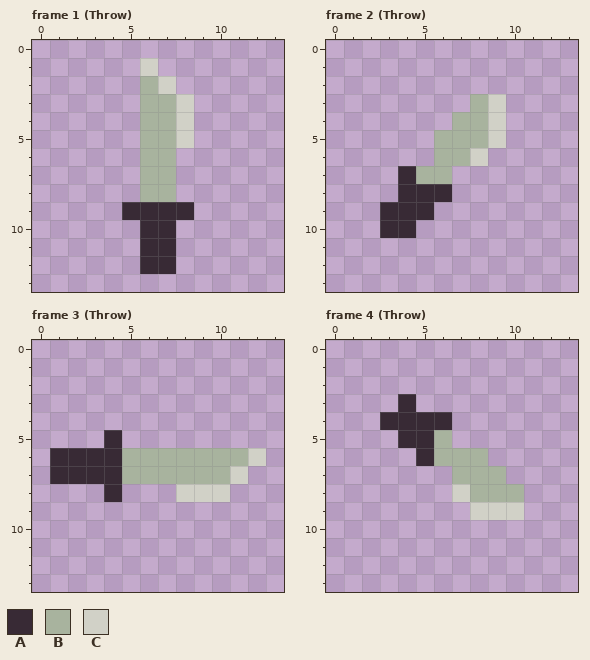
Edited in one commit: pixel-art file (_asset_build/knife.aseprite). Above, as it was before the edit.
14x14 pixels, 16 frames. Shown: frame 1 (Throw), frame 2 (Throw), frame 3 (Throw), frame 4 (Throw). The commit also changed other frames, which this record leaves out.
Palette (. is transparent): A #382a35  B #a8b39e  C #d1d1c7
Pixels before, frame 1 (Throw), first column x 5:
 1 .C..
 2 .BC.
 3 .BBC
 4 .BBC
 5 .BBC
 6 .BB.
 7 .BB.
 8 .BB.
 9 AAAA
10 .AA.
11 .AA.
12 .AA.
Pixels before, frame 2 (Throw), first column x 3:
 3 .....BC
 4 ....BBC
 5 ...BBBC
 6 ...BBC.
 7 .ABB...
 8 .AAA...
 9 AAA....
10 AA.....
Pixels before, frame 3 (Throw), first column x 1:
5 ...A........
6 AAAABBBBBBBC
7 AAAABBBBBBC.
8 ...A...CCC..
Pixels before, frame 4 (Throw), first column x 3:
 3 .A......
 4 AAAA....
 5 .AAB....
 6 ..ABBB..
 7 ....BBB.
 8 ....CBBB
 9 .....CCC
Now the later version:
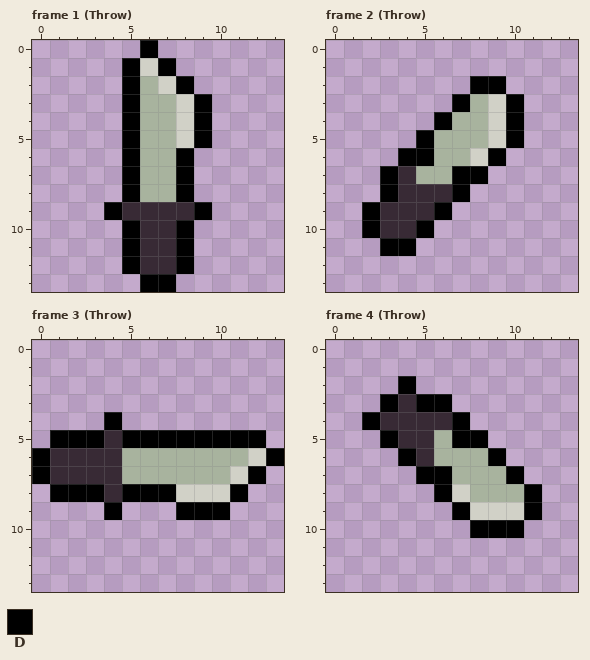
Colours new in this view: D #000000
The edit:
Frame 1 (Throw):
The edit adds colour D in row 0 at x 6; in row 1 at x 5 and 7; in row 2 at x 5 and 8; in rows 3 to 5 at x 5 and 9; in rows 6 to 8 at x 5 and 8; in row 9 at x 4 and 9.
The edit adds colour D in rows 10 to 12 at x 5 and 8; in row 13 at x 6 to 7.
Frame 2 (Throw):
The edit adds colour D in row 2 at x 8 to 9; in row 3 at x 7 and 10; in row 4 at x 6 and 10; in row 5 at x 5 and 10; in row 6 at x 4 to 5 and 9; in row 7 at x 3 and 7 to 8.
The edit adds colour D in row 8 at x 3 and 7; in row 9 at x 2 and 6; in row 10 at x 2 and 5; in row 11 at x 3 to 4.
Frame 3 (Throw):
The edit adds colour D in row 4 at x 4; in row 5 at x 1 to 3 and 5 to 12; in row 6 at x 0 and 13; in row 7 at x 0 and 12; in row 8 at x 1 to 3, 5 to 7 and 11; in row 9 at x 4 and 8 to 10.
Frame 4 (Throw):
The edit adds colour D in row 2 at x 4; in row 3 at x 3 and 5 to 6; in row 4 at x 2 and 7; in row 5 at x 3 and 7 to 8; in row 6 at x 4 and 9; in row 7 at x 5 to 6 and 10.
The edit adds colour D in row 8 at x 6 and 11; in row 9 at x 7 and 11; in row 10 at x 8 to 10.
Where, in picture pixels (left, top, right, bottom), the same in both pictures:
added: (104, 40, 212, 292)
added: (362, 76, 524, 256)
added: (32, 412, 284, 520)
added: (362, 376, 542, 538)
